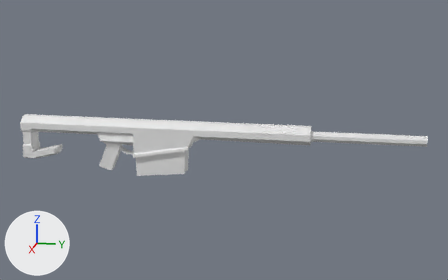
A saved change to the glTF model res/models/weapons/sniper_rifle_0.glb.
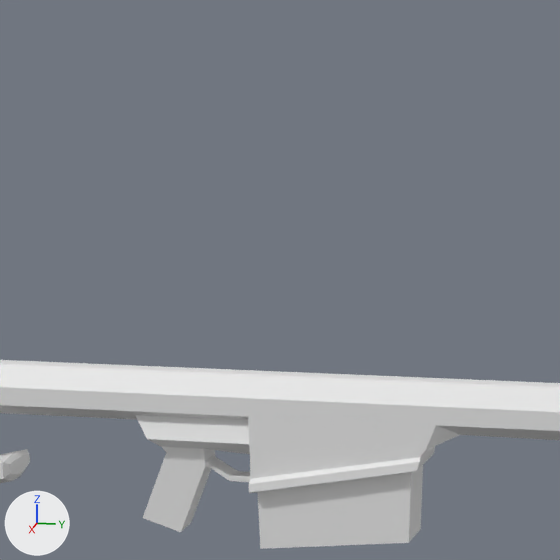
There are two pictures of each version: one whole from a 50 mm lens placed at (20.74, 6.8, 5.26), pointed at (-0.15, 2.63, 0.04), one close up on the part from 12% to 52% of the width and 0% to 64% of the height. Arrows for +X, +Y and +Z are at lower left; the lights stay in place. Vertices at the same position are counted once.
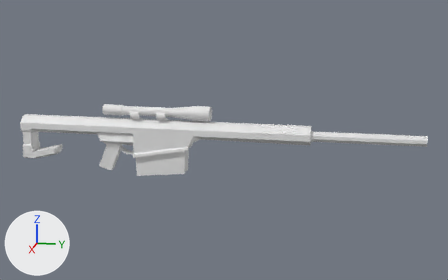
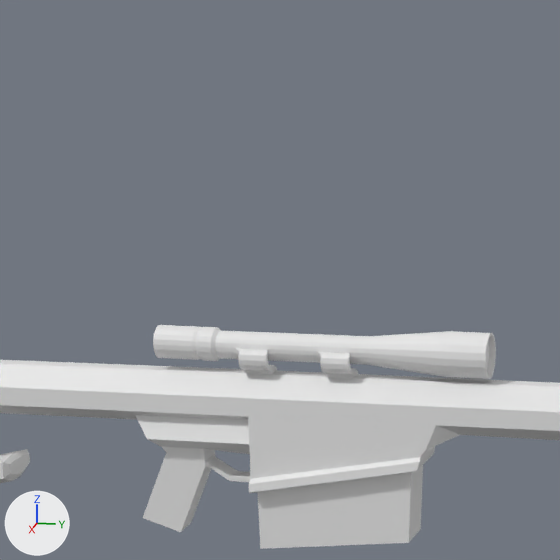
Edits to the bpy script that builds the scene:
```text
Change me_cube:
    used by ob_cube; location = (0.0, 0.0, 0.0)
    remove me_cube.from_pydata(...)  # 205 vertices, 410 faces; spans x -0.51..0.4, y -4.89..9.46, z -1.35..0.68
    add me_cube.from_pydata(...)  # 548 vertices, 1092 faces; spans x -0.51..0.4, y -4.89..9.46, z -1.35..1.24
    me_cube part 1: a new loose piece of 260 vertices spanning x -0.27..0.25, y -1.74..2.18, z 0.72..1.24, in mat_material (white #e7e7e7)
    me_cube part 2
    6 faces are deleted
    55 vertices are added at x -0.12..0.27, y -0.75..0.61, z 0.68..0.98
    13 new vertices lie (0.0, 0.33, 0.0) away from vertices in x -0.12..0.25, y -0.69..0.28, z 0.68..0.96
    10 new vertices lie (0.0, 0.32, 0.0) away from vertices in x 0.07..0.27, y -0.68, z 0.69..0.97
    5 new vertices lie (0.02, 0.0, 0.06) away from vertices in x 0.17..0.25, y -0.7..0.6, z 0.81..0.91
    172 new faces join them
```

Boxes (x1, y1, x2, y2) around the edits, measured in the close-ups (560 x 560 px):
'Cube', reshaped
    before: (0, 360, 560, 549)
    after: (0, 325, 560, 549)
part 1 of me_cube, added
    after: (153, 325, 496, 379)
part 2 of me_cube, built on
    before: (0, 360, 560, 412)
    after: (0, 348, 560, 412)
